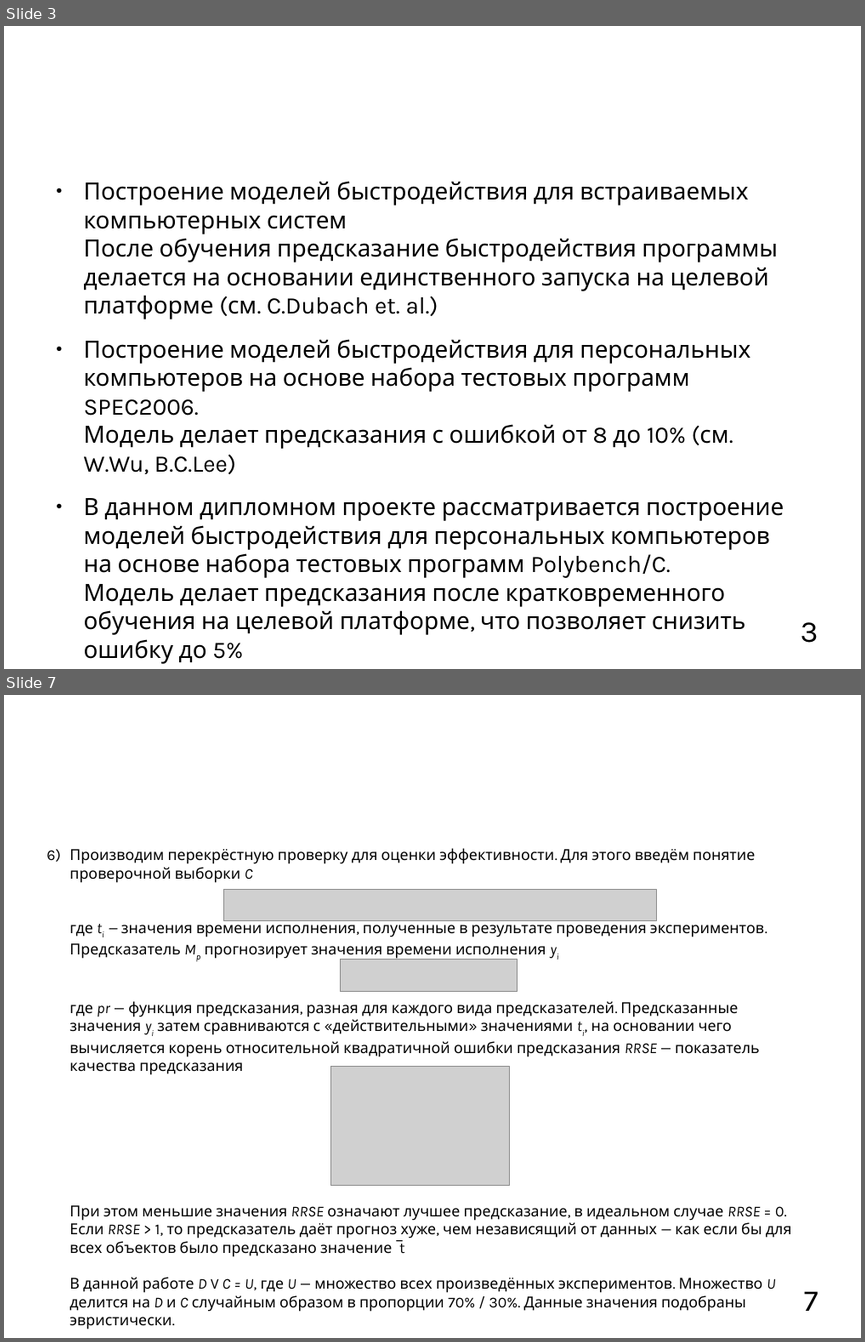
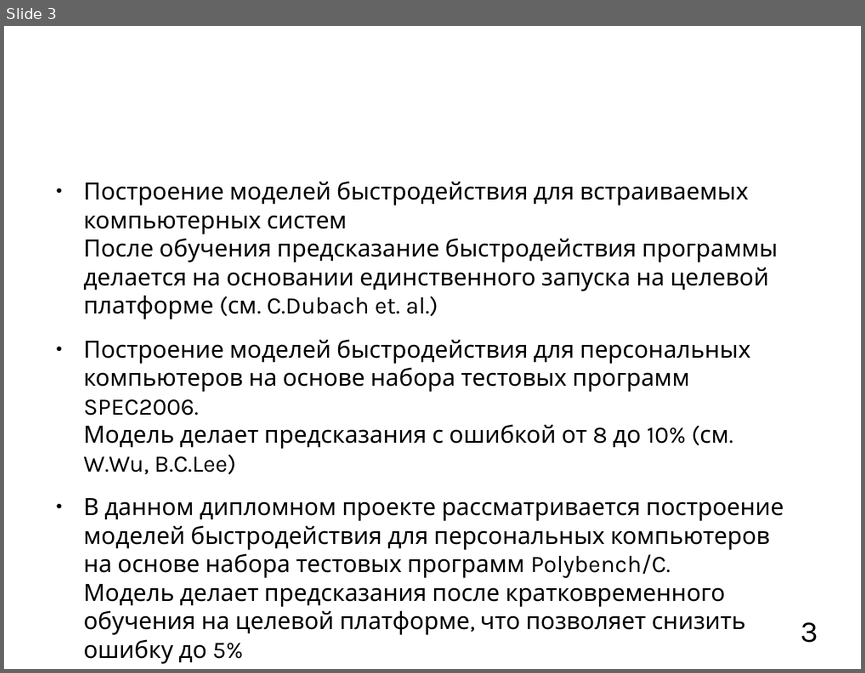
Before and after one commit to mkpankov/adaptor, a slide deck: diploma/defense/brochure.odp. Shown one above the other, each under a label of ours: slides 3 and 7 before the commit, slide 3 after it; the slides between them are not shown. The pictures are 865x1342 and 865x673 pixels, drawn with LibreOffice and Linux fonts; fonts in the diff are those of the drawing; grey boxes stand for pictures; background and template pictures are left out. Boxes give left, top, right and bottom in pixels: in the first picture for what was removed or moved away, otherwise in the second. Text is boxed around its words. In the diff, an @@ line names an element or a change of style, - is before the commit and + after.

```diff
--- a/diploma/defense/brochure.odp
+++ b/diploma/defense/brochure.odp
@@ slide 7 removed at (4, 695, 861, 1338), background picture (left out) @@
@@ title removed at (46, 695, 818, 843) @@
-Метод статистического анализа быстродействия программ “Velocitas”
@@ text removed at (69, 848, 792, 1311) @@
-6) Производим перекрёстную проверку для оценки эффективности. Для этого введём понятие проверочной выборки C
-   где ti — значения времени исполнения, полученные в результате проведения экспериментов. Предсказатель Mp прогнозирует значения времени исполнения yi
-   где pr — функция предсказания, разная для каждого вида предсказателей. Предсказанные значения yi затем сравниваются с «действительными» значениями ti, на основании чего вычисляется корень относительной квадратичной ошибки предсказания RRSE — показатель качества предсказания
-   При этом меньшие значения RRSE означают лучшее предсказание, в идеальном случае RRSE = 0. Если RRSE > 1, то предсказатель даёт прогноз хуже, чем независящий от данных — как если бы для всех объектов было предсказано значение ̅t
-   В данной работе D V C = U, где U — множество всех произведённых экспериментов. Множество U делится на D и C случайным образом в пропорции 70% / 30%. Данные значения подобраны эвристически.
@@ picture removed at (224, 890, 657, 920) @@
@@ picture removed at (341, 959, 517, 992) @@
@@ picture removed at (331, 1066, 510, 1185) @@
@@ page number removed at (804, 1291, 818, 1310) @@
-7
```
Also in this commit, not shown: 4 slides changed.
